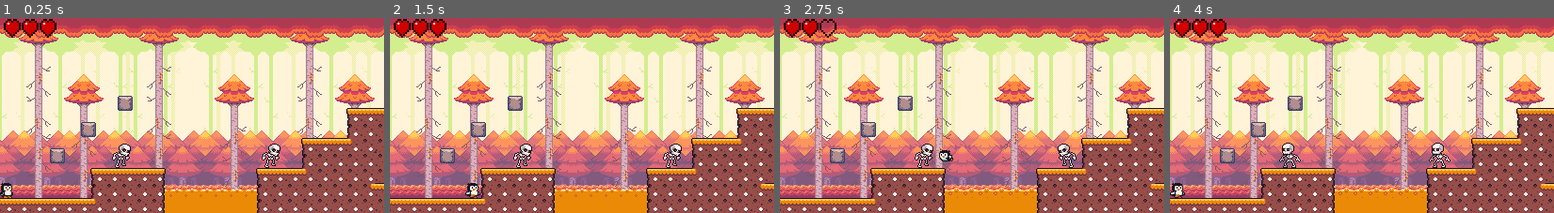
Above: before the commit, frames 1-4 (left to right).
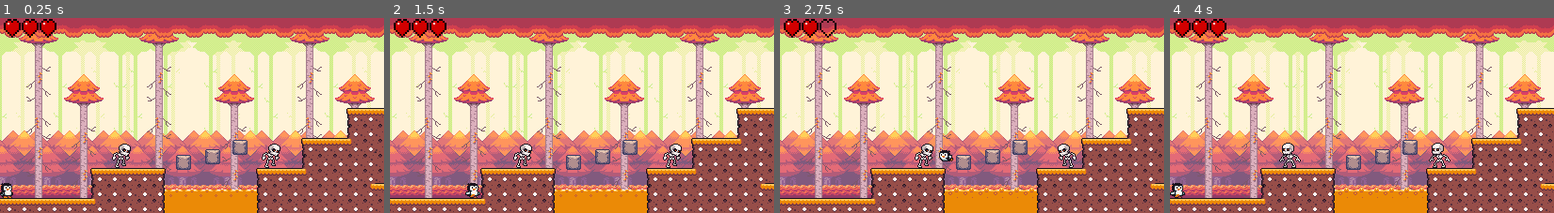
Above: after the commit, the same moments.

Repository: glVerdi/plataforma-2d
Game: Godot game, scene res://scene/forest.tscn
Same seed, same stepped clock (60 frames per second), same inputs: the game is played once before the commit and once after it. This scene is started directly instead of the project's main scene.
Inputs:
- Up to frame 1 (0.25 s): no input
- Up to frame 2 (1.5 s): hold S (duck) 0.53-1.28 s; hold D (right) from 0.53 s (still down); tap W (jump) at 0.77 s; tap S (duck) at 1.35 s
- Up to frame 3 (2.75 s): tap W (jump) at 1.52 s; release D (right) at 2.03 s; hold A (left) from 2.03 s (still down); hold S (duck) from 2.03 s (still down)
- Up to frame 4 (4 s): release A (left) at 2.78 s; release S (duck) at 2.78 s; hold D (right) from 2.78 s (still down); tap S (duck) at 2.85 s; tap W (jump) at 3.02, 3.77 s; hold S (duck) from 3.53 s (still down)

The runs differ from the first frame. In frame 1, 1.7% of the frame differs, in the area x 12-65%, y 39-78%; in frame 2, 1.7%; in frame 3, 1.7%; in frame 4, 1.7%.

Commit message:
Mudança de plataforma
Modifiquei aonde ficam os blocos que caem na segunda fase

Diff:
--- a/scene/forest.tscn
+++ b/scene/forest.tscn
@@ -197,12 +197,12 @@
 shape = SubResource("RectangleShape2D_ja8kk")
 
 [node name="BrokenBlock" parent="." unique_id=1518220603 instance=ExtResource("15_boiax")]
-position = Vector2(61, 147)
+position = Vector2(195, 154)
 
 [node name="BrokenBlock2" parent="." unique_id=1557464399 instance=ExtResource("15_boiax")]
-position = Vector2(94, 119)
+position = Vector2(226, 148)
 
 [node name="BrokenBlock3" parent="." unique_id=1778601461 instance=ExtResource("15_boiax")]
-position = Vector2(133, 91)
+position = Vector2(255, 138)
 
 [editable path="LevelEnd"]
